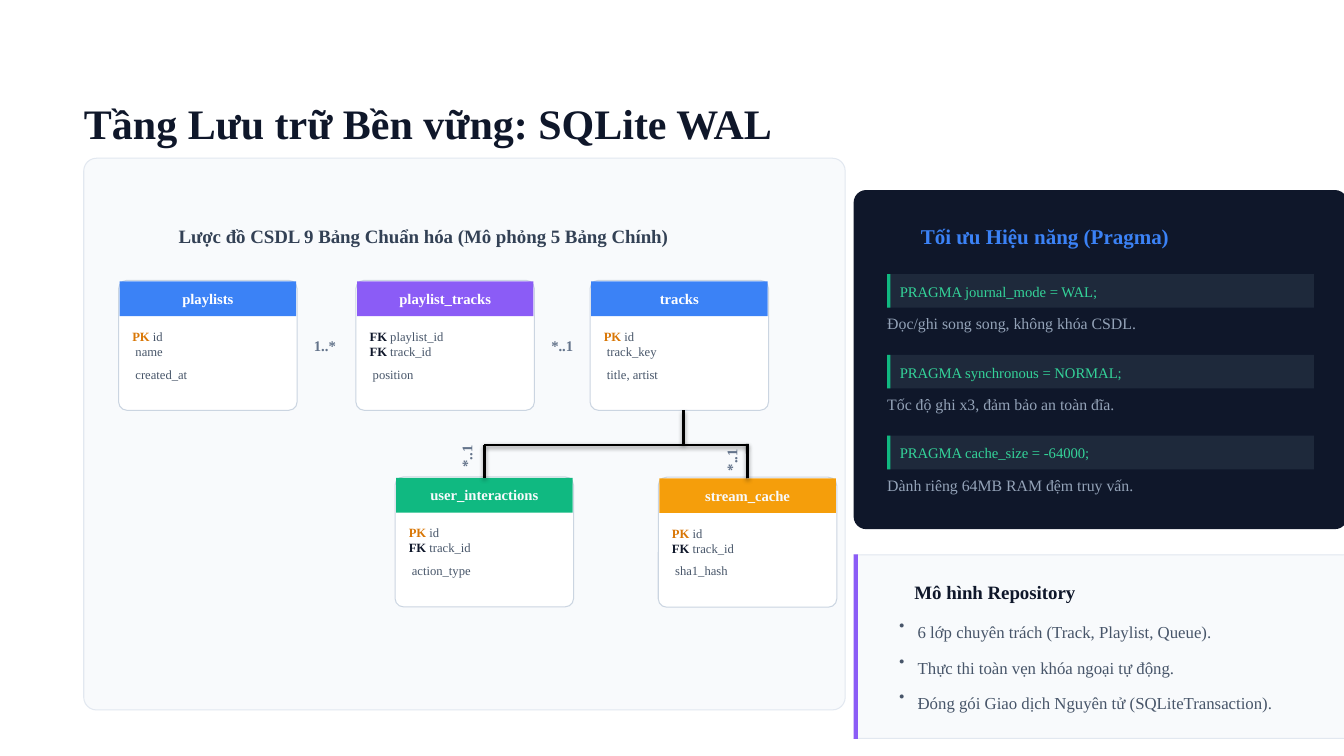
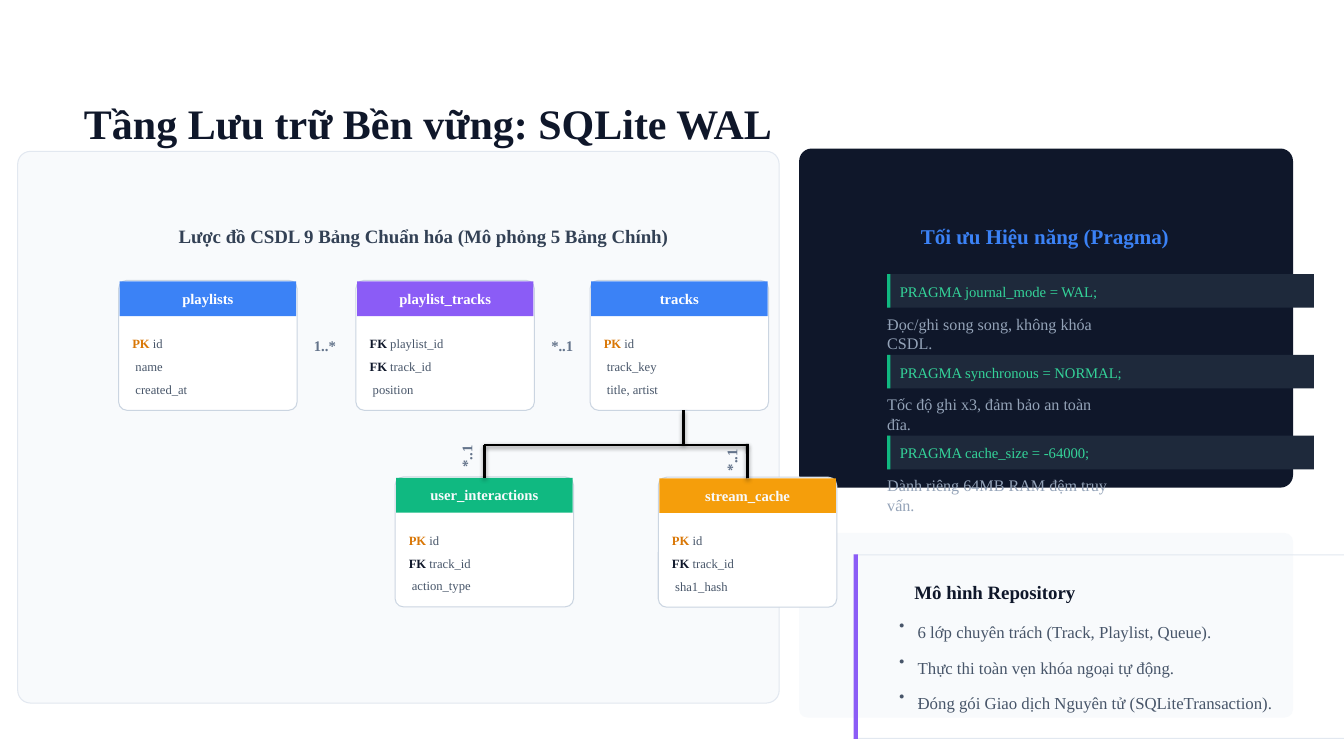
Before and after one commit to NotJimmy97/musicappbyNT, a slide deck: slide 8 of docs/PPTX_DO_AN_MUSICAPP_FINAL.pptx. Drawn at 1344x756 pixels with LibreOffice and Linux fonts; fonts in the diff are those of the drawing; background and template pictures are left out. Boxes give left, top, right and bottom in pixels: in the first picture for what was removed or moved away, otherwise in the second. Text is boxed around its words. In the diff, an @@ line names an element or a change of style, - is before the commit and + after.

```diff
--- a/docs/PPTX_DO_AN_MUSICAPP_FINAL.pptx
+++ b/docs/PPTX_DO_AN_MUSICAPP_FINAL.pptx
@@ rounded rectangle: place and size @@
-rounded rectangle at bbox=[854, 191, 1344, 529]
+rounded rectangle at bbox=[800, 148, 1294, 487]
@@ rounded rectangle: place and size @@
-rounded rectangle at bbox=[84, 158, 845, 710]
+rounded rectangle at bbox=[18, 151, 779, 703]
@@ size 11.2 to 11.5 pt in 3 elements at bbox=[887, 319, 1092, 349], bbox=[887, 398, 1092, 430], bbox=[887, 478, 1107, 511] @@
@@ rounded rectangle: place and size @@
-rounded rectangle at bbox=[854, 555, 1344, 739]
+rounded rectangle at bbox=[800, 533, 1294, 718]
```
Also in this commit, not shown: 7 other slides changed, 2 other files.
